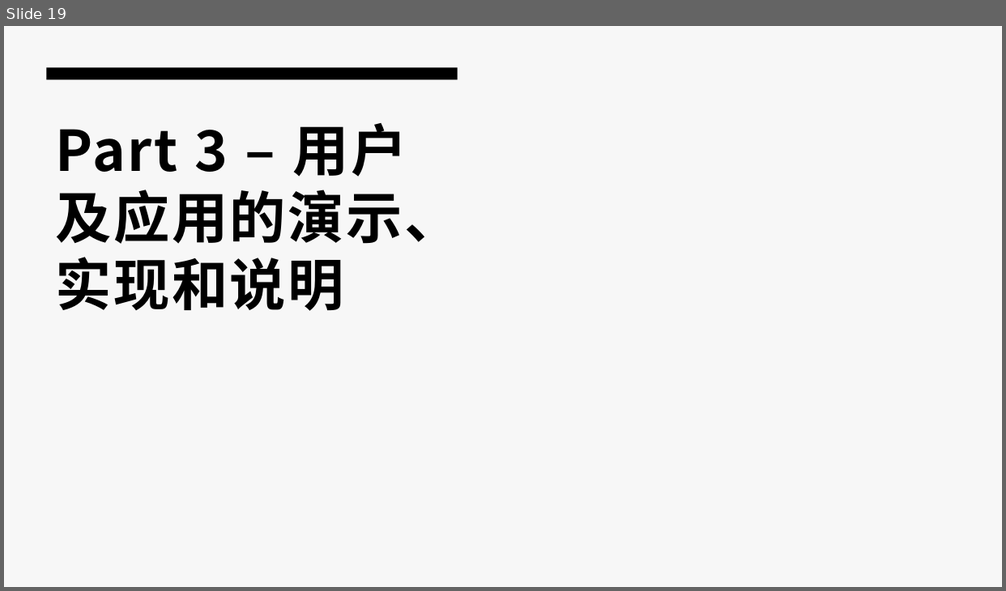
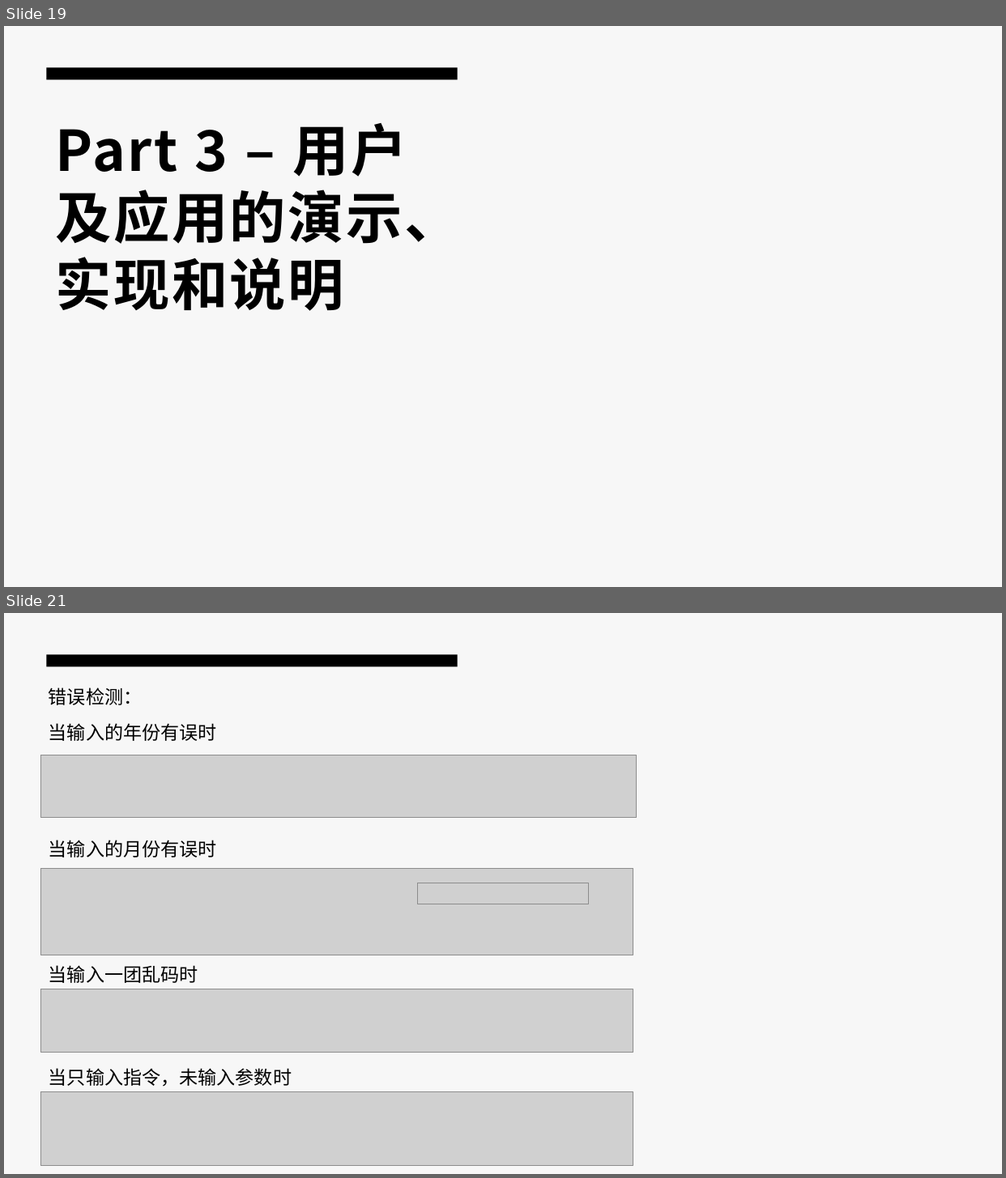
Before and after one commit to Crestina2001/OS_design, a slide deck: 19组/unknownOS - 2021年操作系统课程设计演示.pptx. Shown one above the other, each under a label of ours: slide 19 before the commit, slides 19 and 21 after it; the slides between them are not shown. The pictures are 1006x591 and 1006x1178 pixels, drawn with LibreOffice and Linux fonts; fonts in the diff are those of the drawing; grey boxes stand for pictures. Boxes give left, top, right and bottom in pixels: in the first picture for what was removed or moved away, otherwise in the second. Text is boxed around its words. In the diff, an @@ line names an element or a change of style, - is before the commit and + after.

Commit message:
ysx.ppt

```diff
--- a/19组/unknownOS - 2021年操作系统课程设计演示.pptx
+++ b/19组/unknownOS - 2021年操作系统课程设计演示.pptx
@@ slide 21 added at [4,613,1002,1174], background #F7F7F7; not listed: 1 template element that a slide beside it also shows @@
@@ text added at [49,688,142,705], 18 pt, text #000000 @@
+错误检测：
@@ text added at [49,723,217,741], 18 pt, text #000000 @@
+当输入的年份有误时
@@ picture added at [41,756,637,818] @@
@@ text added at [49,840,217,858], 18 pt, text #000000 @@
+当输入的月份有误时
@@ picture added at [41,868,633,955] @@
@@ picture added at [417,884,588,905] @@
@@ text added at [49,965,198,983], 18 pt, text #000000 @@
+当输入一团乱码时
@@ picture added at [41,990,633,1053] @@
@@ text added at [49,1068,292,1087], 18 pt, text #000000 @@
+当只输入指令，未输入参数时
@@ picture added at [41,1093,633,1165] @@
```
Also in this commit, not shown: 2 other slides added.
